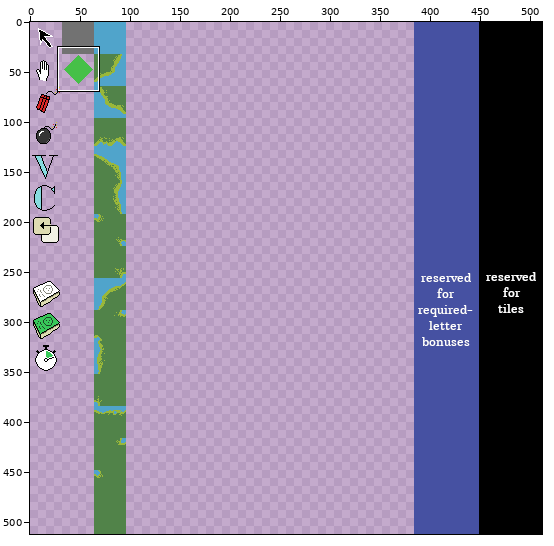
Two states of a sprite sheet, public/assets/toolbar.png. Above, an overview of the earlier version with the close-up marked.
Close-up. As it was:
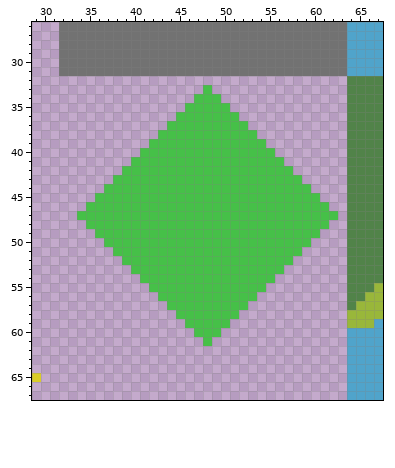
The file is 512x512 pixels. Colours within 5 levels of each other are drawn and written as one. Shown: x 29..67, y 26..67.
Once edited:
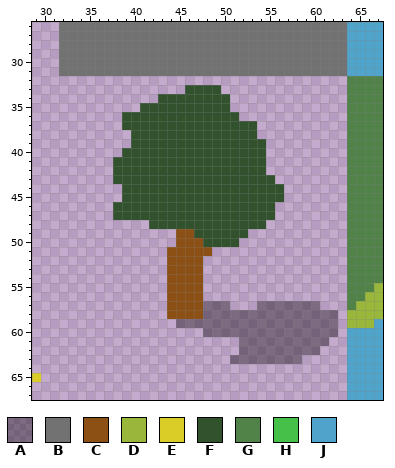
Palette (. is transparent): A #0000005e  B #727272  C #8c4f14  D #99b73a  E #dacd28  F #32522d  G #518349  H #46c048  J #50a4cb
Diff:
@@ x 29..67 @@
 32 ...................................GGGG
-33 ...................H...............GGGG
-34 ..................HHH..............GGGG
-35 .................HHHHH.............GGGG
-36 ................HHHHHHH............GGGG
-37 ...............HHHHHHHHH...........GGGG
-38 ..............HHHHHHHHHHH..........GGGG
-39 .............HHHHHHHHHHHHH.........GGGG
-40 ............HHHHHHHHHHHHHHH........GGGG
-41 ...........HHHHHHHHHHHHHHHHH.......GGGG
-42 ..........HHHHHHHHHHHHHHHHHHH......GGGG
-43 .........HHHHHHHHHHHHHHHHHHHHH.....GGGG
-44 ........HHHHHHHHHHHHHHHHHHHHHHH....GGGG
-45 .......HHHHHHHHHHHHHHHHHHHHHHHHH...GGGG
-46 ......HHHHHHHHHHHHHHHHHHHHHHHHHHH..GGGG
-47 .....HHHHHHHHHHHHHHHHHHHHHHHHHHHHH.GGGG
-48 ......HHHHHHHHHHHHHHHHHHHHHHHHHHH..GGGG
-49 .......HHHHHHHHHHHHHHHHHHHHHHHHH...GGGG
-50 ........HHHHHHHHHHHHHHHHHHHHHHH....GGGG
-51 .........HHHHHHHHHHHHHHHHHHHHH.....GGGG
-52 ..........HHHHHHHHHHHHHHHHHHH......GGGG
-53 ...........HHHHHHHHHHHHHHHHH.......GGGG
-54 ............HHHHHHHHHHHHHHH........GGGG
-55 .............HHHHHHHHHHHHH.........GGGD
-56 ..............HHHHHHHHHHH..........GGDD
-57 ...............HHHHHHHHH...........GDDD
-58 ................HHHHHHH............DDDD
-59 .................HHHHH.............DDDJ
-60 ..................HHH..............JJJJ
-61 ...................H...............JJJJ
-62 ...................................JJJJ
-63 ...................................JJJJ
+33 .................FFFF..............GGGG
+34 ..............FFFFFFFF.............GGGG
+35 ............FFFFFFFFFF.............GGGG
+36 ..........FFFFFFFFFFFFF............GGGG
+37 ..........FFFFFFFFFFFFFFF..........GGGG
+38 ...........FFFFFFFFFFFFFF..........GGGG
+39 ...........FFFFFFFFFFFFFFF.........GGGG
+40 ..........FFFFFFFFFFFFFFFF.........GGGG
+41 .........FFFFFFFFFFFFFFFFF.........GGGG
+42 .........FFFFFFFFFFFFFFFFF.........GGGG
+43 .........FFFFFFFFFFFFFFFFFF........GGGG
+44 ..........FFFFFFFFFFFFFFFFFF.......GGGG
+45 ..........FFFFFFFFFFFFFFFFFF.......GGGG
+46 .........FFFFFFFFFFFFFFFFFF........GGGG
+47 .........FFFFFFFFFFFFFFFFFF........GGGG
+48 .............FFFFFFFFFFFFF.........GGGG
+49 ................CCFFFFFF...........GGGG
+50 ................CCCFFFF............GGGG
+51 ...............CCCCC...............GGGG
+52 ...............CCCC................GGGG
+53 ...............CCCC................GGGG
+54 ...............CCCC................GGGG
+55 ...............CCCC................GGGD
+56 ...............CCCC................GGDD
+57 ...............CCCCAAA...AAAAAAA...GDDD
+58 ...............CCCCAAAAAAAAAAAAAAA.DDDD
+59 ................AAAAAAAAAAAAAAAAAA.DDDJ
+60 ...................AAAAAAAAAAAAAAA.JJJJ
+61 .......................AAAAAAAAAA..JJJJ
+62 .......................AAAAAAAAA...JJJJ
+63 ......................AAAAAAAA.....JJJJ
 64 ...................................JJJJ
